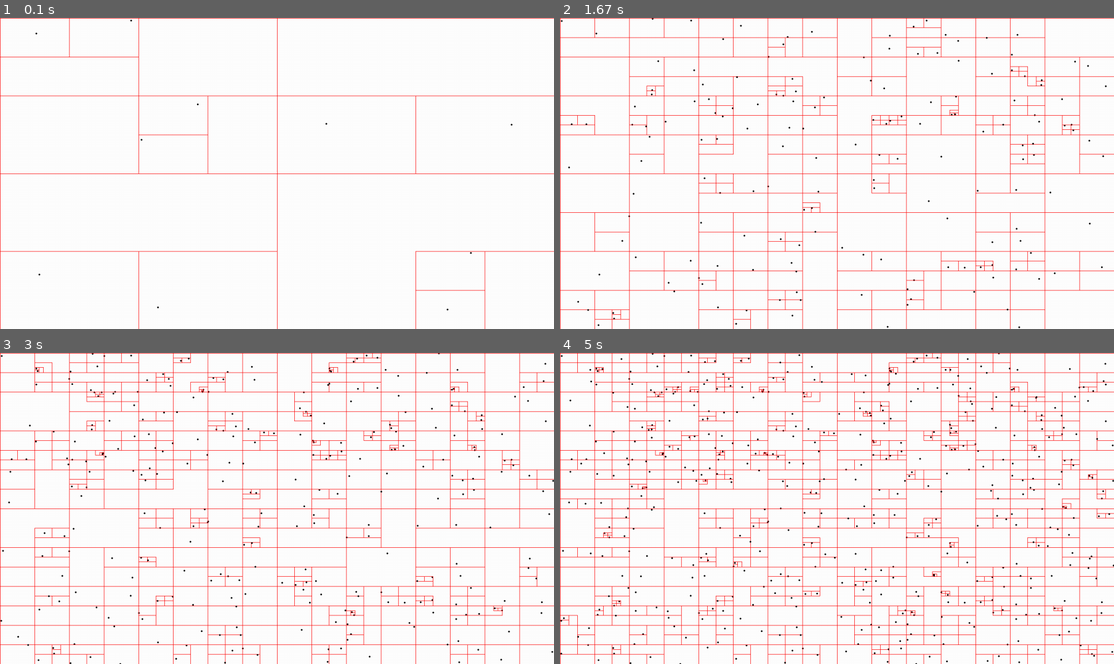
Above: before the commit, frames 1-4 (two rows, left to right).
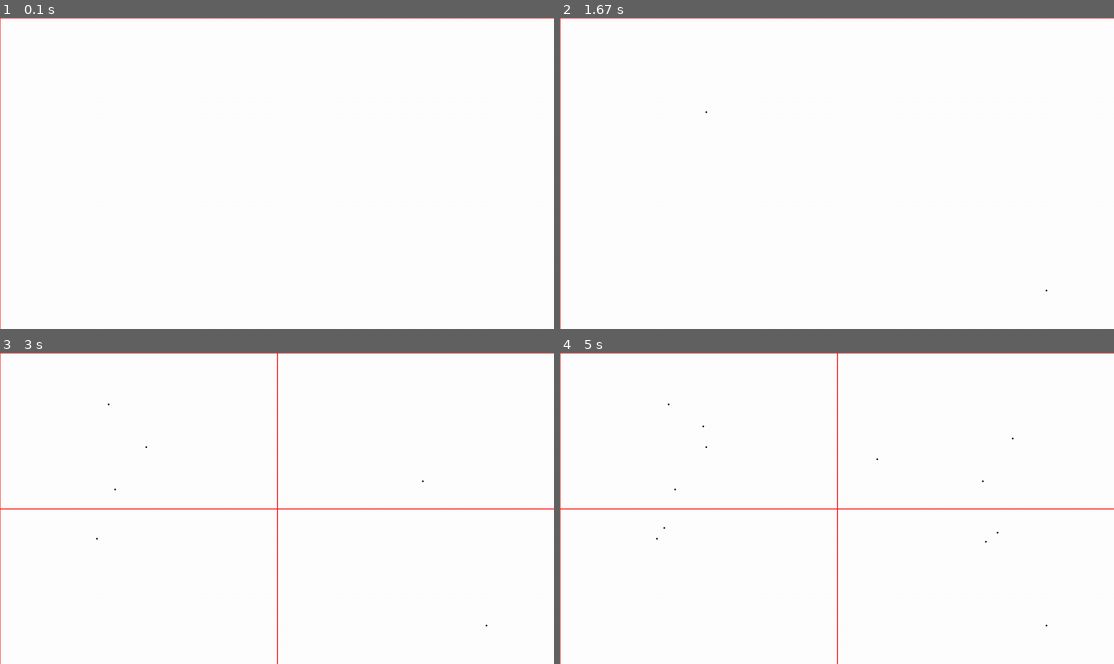
Above: after the commit, the same moments.

Repository: Peter-Vanderhyde/Boid-Simulation
Game: pygame game, started from quad-tree.py
Two runs of this game, one before a commit and one after it. Both use one fixed random seed, a clock stepped at 60 frames per second and the inputs below.
Inputs (mouse positions are in pixels of both pictures, inside the frame that each line leads up to):
- Up to frame 1 (0.1 s): no input
- Up to frame 2 (1.67 s): tap = at 0.33 s; tap - at 0.67 s; click (704, 111) at 1.05 s; click (1047, 291) at 1.38 s
- Up to frame 3 (3 s): click (421, 480) at 1.72 s; click (94, 539) at 2.05 s; click (110, 402) at 2.38 s; click (116, 489) at 2.72 s
- Up to frame 4 (5 s): click (986, 542) at 3.05 s; click (665, 527) at 3.38 s; click (704, 427) at 3.72 s; click (997, 533) at 4.05 s; click (875, 458) at 4.38 s; click (1014, 436) at 4.72 s

The runs differ from the first frame. In frame 1, 1.4% of the frame differs, in the area x 0-100%, y 0-100%; in frame 2, 6.8%; in frame 3, 9.6%; in frame 4, 13%.

Commit message:
Multiple boids per node and dynamic sizing

Diff:
--- a/quad-tree.py
+++ b/quad-tree.py
@@ -1,4 +1,5 @@
 from pygame.math import Vector2 as Vector
+from pygame.locals import Rect
 from boid import Boid
 
 class Node:
@@ -9,13 +10,17 @@
 
 
 class QuadTree:
-    def __init__(self, top_left, bottom_right, node=None, parent=None):
-        self.node = node
+    def __init__(self, top_left, bottom_right, nodes=[], parent=None, max_nodes=25, min_nodes=15):
+        self.nodes = nodes
         self.parent = parent
+        self.max_nodes = max_nodes
+        self.min_nodes = min_nodes
+        self.node_count = len(nodes)
         self.leaf = True
         self.tl_corner = top_left
         self.br_corner = bottom_right
         self.center = Vector((self.tl_corner.x + self.br_corner.x) // 2, (self.tl_corner.y + self.br_corner.y) // 2)
+        self.rect = Rect(top_left, bottom_right - top_left + Vector(1, 1))
         self.clear_children()
 
     def clear_children(self):
@@ -27,12 +32,10 @@
         }
 
     def remove_boid(self, boid):
-        self.remove(Node(boid))
-
-    def is_leaf(self):
-        """Returns boolean of whether this node is a leaf or not."""
-
-        return self.leaf
+        self.remove_node(Node(boid))
+
+    def insert_boid(self, boid):
+        self.insert_node(Node(boid))
 
     def get_child(self, string):
         """Returns the tree object of the given child string."""
@@ -50,17 +53,6 @@
         else:
             raise TypeError("Attempted to set child as non quadtree type.")
 
-    def get_all_leaves(self):
-        if self.is_leaf():
-            return [self.node]
-
-        nodes = []
-        for child in self.children.values():
-            if child:
-                nodes += child.get_all_leaves()
-
-        return nodes
-
     def find_child_for_node(self, n):
         """Returns the string of which child quad the node is inside."""
 
@@ -76,104 +68,124 @@
             else:
                 return "br"
 
-    def create_child(self, child_string, node=None, parent=None):
+    def create_child(self, child_string, node, parent=None):
         """Creates a new tree object based on the given child string to quadrant off the correct area."""
 
         if child_string == "tl":
-            self.set_child("tl", QuadTree(Vector(self.tl_corner),
-                                            Vector(self.center),
-                                            node,
-                                            parent))
+            new_child = QuadTree(self.tl_corner,
+                                 self.center,
+                                 nodes=[node],
+                                 parent=parent,
+                                 max_nodes=self.max_nodes,
+                                 min_nodes=self.min_nodes)
+            self.set_child("tl", new_child)
+            return new_child
         elif child_string == "bl":
-            self.set_child("bl", QuadTree(Vector(self.tl_corner.x, self.center.y),
-                                            Vector(self.center.x, self.br_corner.y),
-                                            node,
-                                            parent))
+            new_child = QuadTree(Vector(self.tl_corner.x, self.center.y + 1),
+                                Vector(self.center.x, self.br_corner.y),
+                                nodes=[node],
+                                parent=parent,
+                                max_nodes=self.max_nodes,
+                                min_nodes=self.min_nodes)
+            self.set_child("bl", new_child)
+            return new_child
         elif child_string == "tr":
-            self.set_child("tr", QuadTree(Vector(self.center.x, self.tl_corner.y),
-                                            Vector(self.br_corner.x, self.center.y),
-                                            node,
-                                            parent))
+            new_child = QuadTree(Vector(self.center.x + 1, self.tl_corner.y),
+                                Vector(self.br_corner.x, self.center.y),
+                                nodes=[node],
+                                parent=parent,
+                                max_nodes=self.max_nodes,
+                                min_nodes=self.min_nodes)
+            self.set_child("tr", new_child)
+            return new_child
         elif child_string == "br":
-            self.set_child("br", QuadTree(Vector(self.center),
-                                            Vector(self.br_corner),
-                                            node,
-                                            parent))
+            new_child = QuadTree(self.center + Vector(1, 1),
+                                self.br_corner,
+                                nodes=[node],
+                                parent=parent,
+                                max_nodes=self.max_nodes,
+                                min_nodes=self.min_nodes)
+            self.set_child("br", new_child)
+            return new_child
         else:
             raise RuntimeError("Received invalid child string.")
 
-    def remove(self, n):
-        """Remove a node from the tree and, if necessary, remove leaves until it reaches
-        a branch to remove unecessary branches."""
-
-        if self.is_leaf():
-            if self.node.boid is n.boid: # Make sure this leaf node is the correct one
-                self.node = None
-                return True # Removed the node
-            else:
-                raise RuntimeError("Boid no longer exists.")
-
-        else:
-            child_string = self.find_child_for_node(n) # Find which child the node is in
-            # Find how many children are in the current node
-            total_children = sum([int(c is not None) for c in self.children.values()])
-
-            removed_from_child = self.get_child(child_string).remove(n)
-            if removed_from_child and total_children > 1:
-                # The node was successfully found and removed, but
-                # don't delete this node because there are other children connected
-                self.set_child(child_string, None)
-                total_children -= 1
-            elif removed_from_child:
-                for child in self.children.values():
-                    if child and not child.leaf:
-                        print(self.children.values())
-
-            if total_children == 1: # This was a node of two, now one, so it can be simplified
-                for child_string, child in self.children.items():
-                    if child and child.is_leaf():
-                        # There is one child and it's a leaf, so it can be simplified
-                        # If it weren't a leaf, there are multiple leaves connected further down
-                        self.node = child.node # Set the current node to the child's node
-                        self.leaf = True
-                        self.clear_children()
-                        return False
-
-            return False
-
-    def insert(self, n):
-        if self.is_leaf():
-            # This is the bottom of the branch, so a new node needs to be made to make room
-            # The current leaf is moved into whatever quadrant it needs to
-
-            if self.node == None: # This is the first insert and the root is empty
-                self.node = n
-                return
-
-            child_string = self.find_child_for_node(self.node)
-            self.create_child(child_string, self.node, self)
-
-            self.node = None
-            self.leaf = False
-
-        if abs(self.tl_corner.x - self.br_corner.x) >= 4 and abs(self.tl_corner.y - self.br_corner.y) >= 4:
-            # There's room for more subtrees
+    def divide(self):
+        for node in self.nodes:
+            child_string = self.find_child_for_node(node)
+            child = self.get_child(child_string)
+            if child is None:
+                self.create_child(child_string, node, self)
+            else:
+                child.insert_node(node)
+
+        self.nodes = []
+        self.leaf = False
+
+    def insert_node(self, n):
+        if self.leaf:
+            self.nodes.append(n)
+            self.node_count += 1
+            if len(self.nodes) > self.max_nodes and\
+                    abs(self.tl_corner.x - self.br_corner.x) >= 4 and\
+                    abs(self.tl_corner.y - self.br_corner.y) >= 4: # There's room for more subtrees:
+                # The node has too many objects, so it will subdivide
+                self.divide()
+        else:
             child_string = self.find_child_for_node(n)
             child = self.get_child(child_string)
-            if child == None:
+            if child is None:
                 self.create_child(child_string, n, self)
-                return
-
-            return child.insert(n)
-        else:
-            return
+            else:
+                child.insert_node(n)
+
+            self.node_count += 1
+
+    def get_all_leaves(self):
+        if self.nodes != []:
+            return self.nodes
+        else:
+            leaves = []
+            for child in self.children.values():
+                if child:
+                    leaves += child.get_all_leaves()
+
+            return leaves
+
+    def reabsorb(self):
+        self.nodes = self.get_all_leaves()
+        self.clear_children()
+        self.leaf = True
+
+    def remove_node(self, n):
+        if self.nodes != []:
+            for index, node in enumerate(self.nodes):
+                if node.boid is n.boid:
+                    self.nodes.pop(index)
+                    self.node_count -= 1
+                    return
+
+            raise RuntimeError("Unable to find boid in tree.")
+        else:
+            child_string = self.find_child_for_node(n)
+            child = self.get_child(child_string)
+            if child is None:
+                raise RuntimeError("Unable to find boid in tree.")
+
+            child.remove_node(n)
+            self.node_count -= 1
+            if child.node_count <= 0:
+                self.set_child(child_string, None)
+
+            if self.node_count < self.min_nodes:
+                self.reabsorb()
 
     def draw(self, screen):
-        if self.is_leaf():
-            if self.node is None:
-                print("why?")
+        if self.leaf:
+            for node in self.nodes:
+                pygame.draw.circle(screen, node.boid.color, (node.x, node.y), 2)
+
             pygame.draw.rect(screen, (255, 0, 0), (self.tl_corner, self.br_corner - self.tl_corner + Vector(1, 1)), 1)
-            pygame.draw.circle(screen, (0, 0, 0), (self.node.x, self.node.y), 2)
         else:
             for child in self.children.values():
                 if child is not None:
@@ -187,31 +199,33 @@
     import sys, time
     from pygame.locals import *
     from main import create_boids
+    import random
     screen = pygame.display.set_mode((1280,720))
-    tree = QuadTree(Vector(0, 0), Vector(1280, 720))
-    boids = create_boids(1280, 720, 500)
-    # boids[0].position = Vector(10, 100)
-    # boids[1].position = Vector(300, 100)
-    # boids[2].position = Vector(800, 100)
-    for boid in boids:
-        node = Node(boid)
-        tree.insert(node)
-        screen.fill((255,255,255))
+    tree = QuadTree(Vector(0, 0), Vector(1280, 720), max_nodes=4, min_nodes=3)
+    boids = []
+
+    while True:
+        for event in pygame.event.get():
+            if event.type == KEYDOWN:
+                if event.key == K_ESCAPE:
+                    pygame.quit()
+                    sys.exit()
+                elif event.key == K_EQUALS:
+                    new_boids = create_boids(1280, 720, 50)
+                    for boid in new_boids:
+                        tree.insert_boid(boid)
+
+                    boids += new_boids
+                elif event.key == K_MINUS and boids:
+                    for i in range(min(50, len(boids))):
+                        boid = random.choice(boids)
+                        tree.remove_boid(boid)
+                        boids.remove(boid)
+            elif event.type == MOUSEBUTTONDOWN:
+                pos = Vector(pygame.mouse.get_pos())
+                boid = Boid(pos, Vector(0, 1), None)
+                success = tree.insert_boid(boid)
+
+        screen.fill((255, 255, 255))
         tree.draw(screen)
         pygame.display.update()
-        time.sleep(0.01)
-
-    time.sleep(5)
-
-    for boid in boids:
-        tree.remove_boid(boid)
-        screen.fill((255,255,255))
-        tree.draw(screen)
-        pygame.display.update()
-        time.sleep(0.01)
-
-    while True:
-        for event in pygame.event.get():
-            if event.type == KEYDOWN and event.key == K_ESCAPE:
-                pygame.quit()
-                sys.exit()
